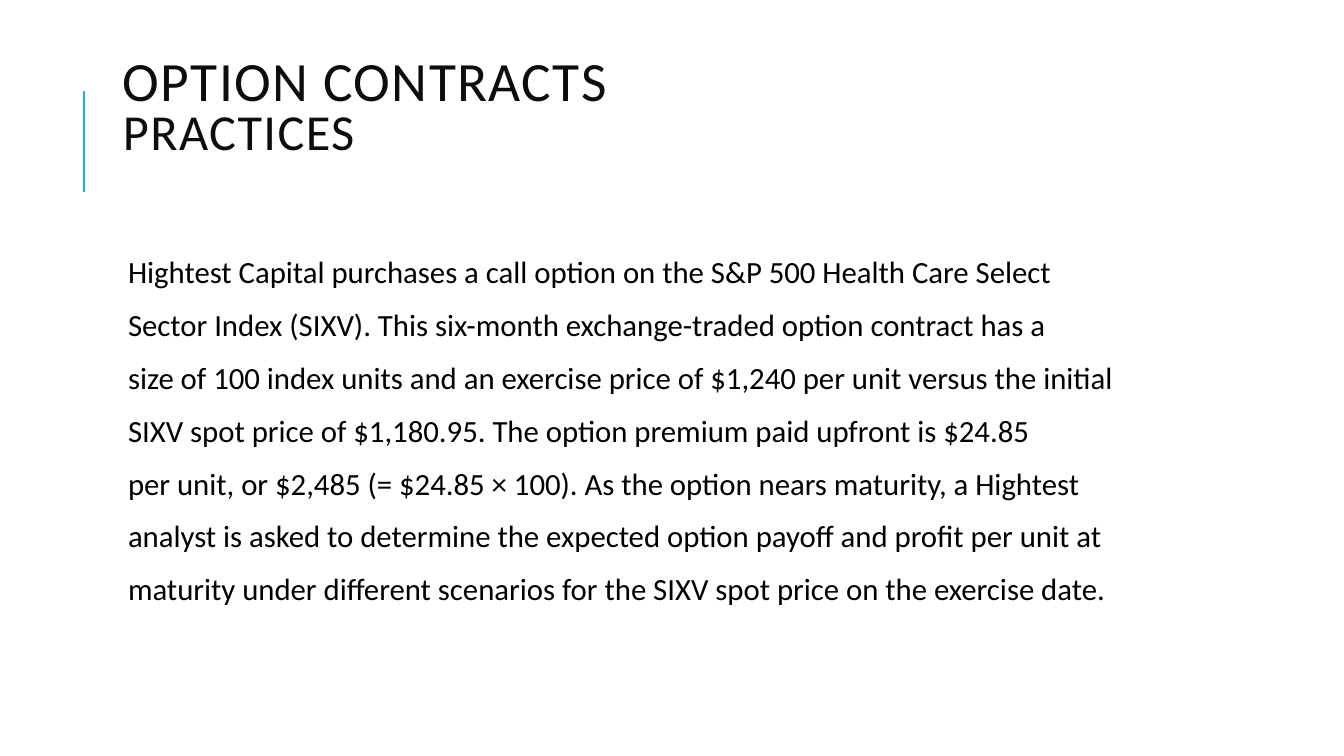
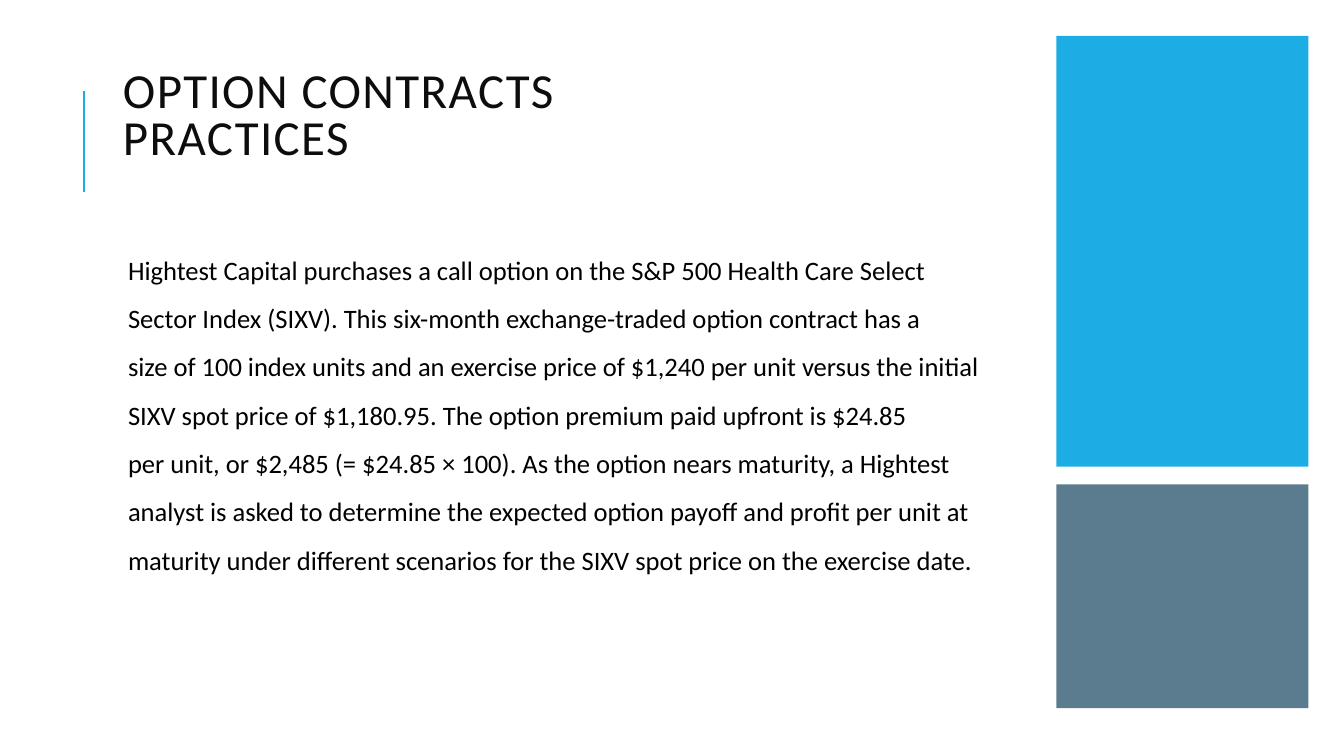
Before and after one commit to Isco0530/data, a slide deck: slide 31 of Derivatives.pptx. Drawn at 1344x756 pixels with LibreOffice and Linux fonts; fonts in the diff are those of the drawing. Boxes give left, top, right and bottom in pixels: in the first picture for what was removed or moved away, otherwise in the second. Text is boxed around its words. In the diff, an @@ line names an element or a change of style, - is before the commit and + after.

```diff
--- a/Derivatives.pptx
+++ b/Derivatives.pptx
@@ rectangle added at bbox=[1057, 36, 1309, 467], fill #1CADE4 @@
@@ title "OPTION CONTRACTS PRACTICES" at bbox=[123, 76, 554, 156]: size 39.6 to 35 pt in "OPTION CONTRACTS"; size 36 to 35 pt in "PRACTICES" @@
@@ text "Hightest Capital purchases a call ..." at bbox=[128, 261, 978, 575]: size 22 to 19 pt @@
@@ rectangle added at bbox=[1057, 485, 1309, 709], fill #335B74 at 80% opacity @@
```
Also in this commit, not shown: 4 other slides changed.
